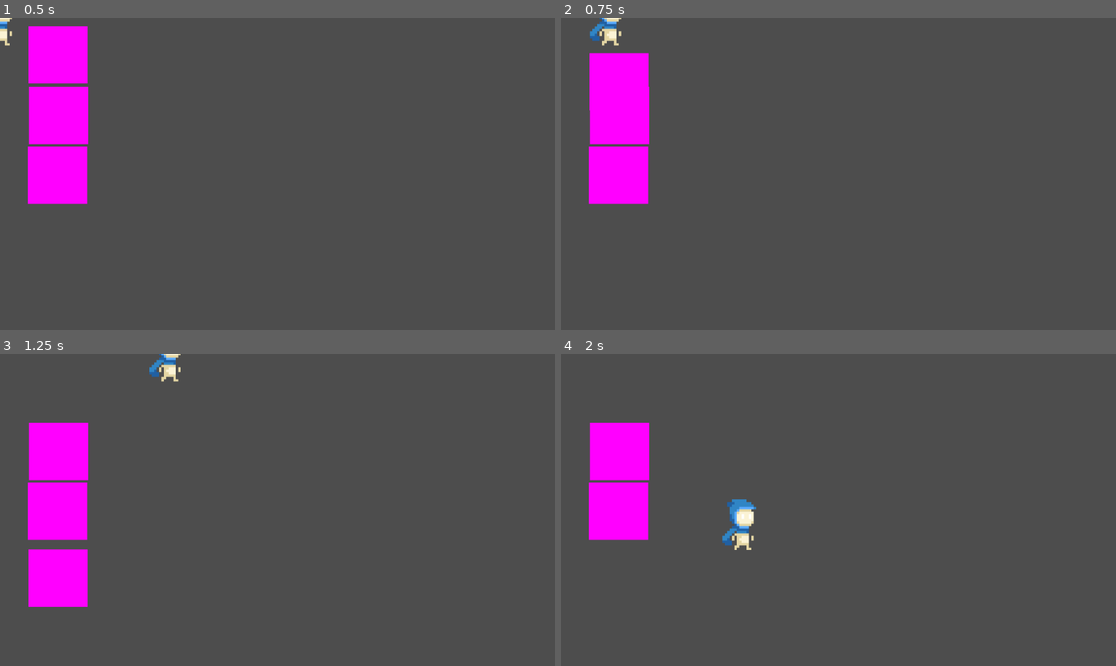
Above: before the commit, frames 1-4 (two rows, left to right).
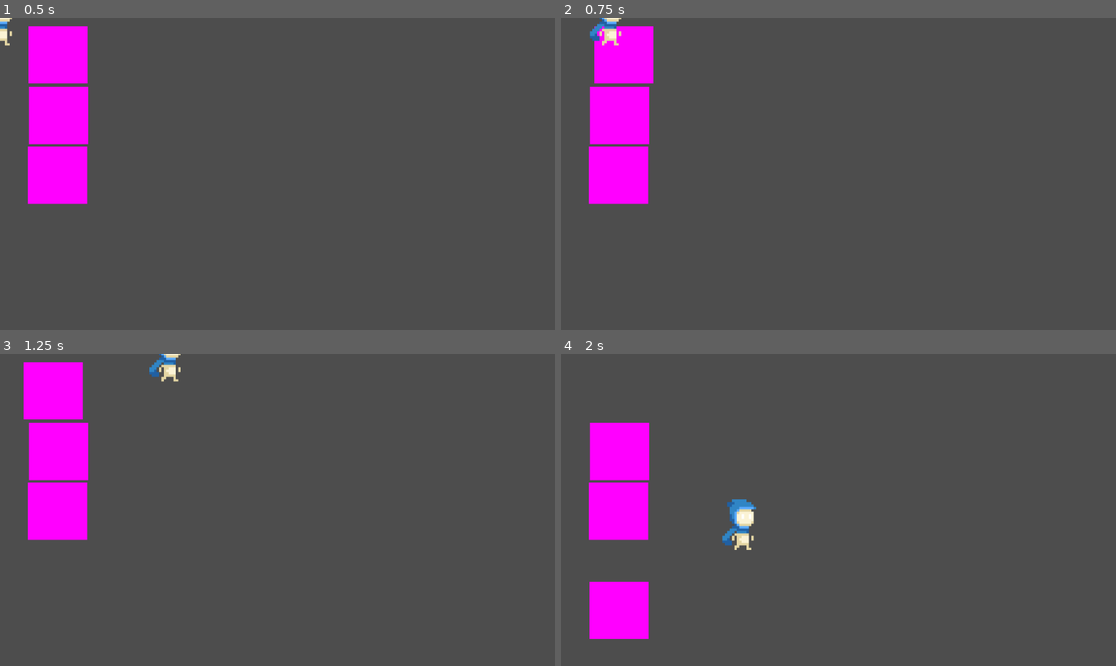
Above: after the commit, the same moments.

Repository: MD-Hamza/ClusterFall
Game: Godot game, scene res://States/PlayState.tscn
The game is run twice, just before and just after one commit, with the same random seed, the same clock (stepped at 60 frames per second) and the same inputs. This scene is started directly instead of the project's main scene.
Inputs:
- Up to frame 1 (0.5 s): no input
- Up to frame 2 (0.75 s): tap Enter at 0.5 s; hold D (ui_right) from 0.53 s (still down)
- Up to frame 3 (1.25 s): keep holding D (ui_right)
- Up to frame 4 (2 s): release D (ui_right) at 1.28 s; hold S (ui_down) from 1.28 s (still down)

Frame 1 is identical in both runs. In frame 2, 1.1% of the frame differs, in the area x 5-17%, y 2-30%; in frame 3, 3.9%, in the area x 4-16%, y 2-82%; in frame 4, 2.0%.

Commit message:
Added tile shake and player fall

Diff:
--- a/States/PlayState.tscn
+++ b/States/PlayState.tscn
@@ -4,8 +4,6 @@
 [ext_resource type="PackedScene" uid="uid://17imusrmkw36" path="res://Tiles/Tiles.tscn" id="2_84226"]
 
 [node name="PlayState" type="Node2D"]
-
-[node name="Player" parent="." instance=ExtResource("1_0guaw")]
 
 [node name="Tile" parent="." instance=ExtResource("2_84226")]
 position = Vector2(60, 18)
@@ -15,3 +13,5 @@
 
 [node name="Tile3" parent="." instance=ExtResource("2_84226")]
 position = Vector2(59, 268)
+
+[node name="Player" parent="." instance=ExtResource("1_0guaw")]
--- a/Tiles/Tiles.gd
+++ b/Tiles/Tiles.gd
@@ -3,10 +3,11 @@
 @onready var sprite = $Sprite2D
 var is_falling = false
 var is_shaking = false
+var player_on = false
 
 func _on_body_entered(body):
-	print(body.name)
 	if (body.name == "Player"):
+		player_on = true
 		if not is_shaking:
 			is_shaking = true
 			shake_and_fall(body)
@@ -14,17 +15,29 @@
 # Shakes, then drops
 func shake_and_fall(player):
 	# Shake animation
-	#var tween = create_tween()
-	#tween.tween_property(self, "position:x", position.x + 5, 0.1).as_relative()
-	#tween.tween_property(self, "position:x", position.x - 10, 0.1).as_relative()
-	#tween.tween_property(self, "position:x", position.x + 5, 0.1).as_relative()
-#
-	#await tween.finished
+	var tween = create_tween()
+	var original_x = position.x
+	var distance = 10
+
+	for i in range(5):
+		position.x = original_x - distance
+		await get_tree().create_timer(0.05).timeout
+		position.x = original_x + distance
+		await get_tree().create_timer(0.05).timeout
+	position.x = original_x
 
 	# After shaking, drop down
 	is_falling = true
 	var fall_tween = create_tween()
 	fall_tween.tween_property(self, "position:y", position.y + 1000, 1.5)
 
+	if (player_on):
+		var player_fall = create_tween()
+		player_fall.tween_property(player, "position:y", position.y + 1000, 1.5)
 	await fall_tween.finished
 	queue_free()
+
+
+func _on_body_exited(body):
+	if (body.name == "Player"):
+		player_on = false
--- a/Tiles/Tiles.tscn
+++ b/Tiles/Tiles.tscn
@@ -20,3 +20,4 @@
 texture = SubResource("PlaceholderTexture2D_iwxq6")
 
 [connection signal="body_entered" from="." to="." method="_on_body_entered"]
+[connection signal="body_exited" from="." to="." method="_on_body_exited"]
